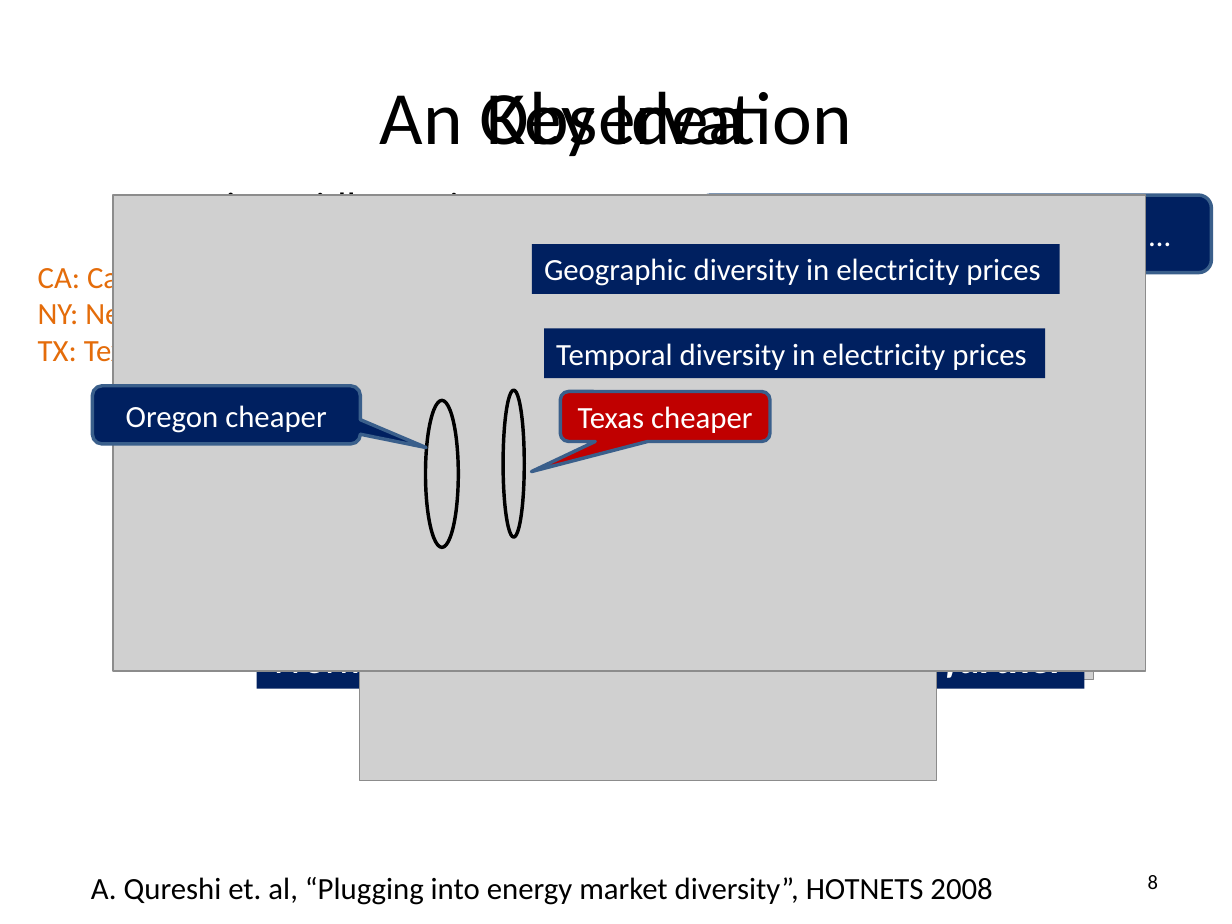
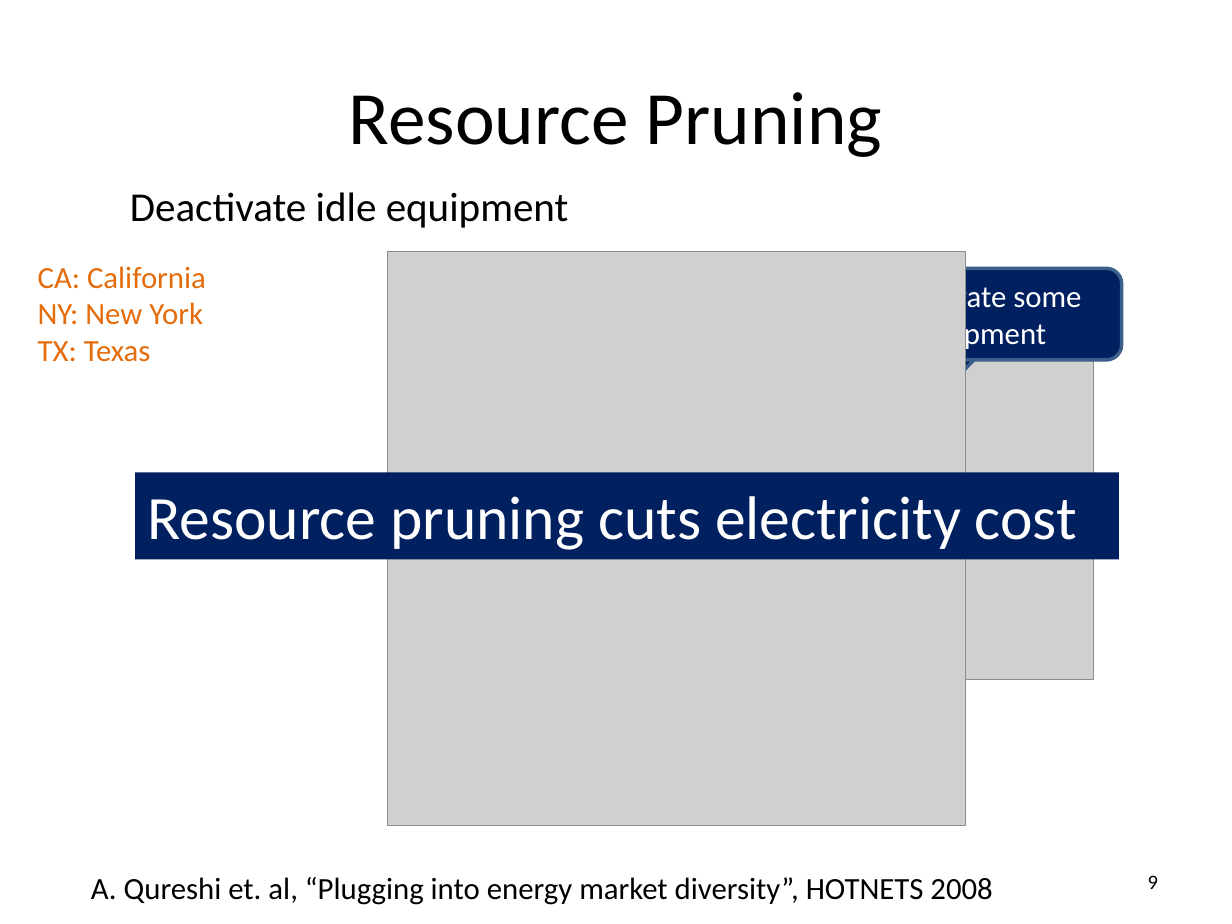
Before and after one commit to msaqib/Dissertation, a slide deck: slide 9 of RED-BLv8b.pptx (slide 8 before the commit). Drawn at 1232x924 pixels with LibreOffice and Linux fonts; fonts in the diff are those of the drawing; grey boxes stand for pictures. Boxes give left, top, right and bottom in pixels: in the first picture for what was removed or moved away, otherwise in the second. Text is boxed around its words. In the diff, an @@ line names an element or a change of style, - is before the commit and + after.

```diff
--- a/RED-BLv8b.pptx
+++ b/RED-BLv8b.pptx
@@ text at bbox=[349, 92, 882, 157]: text changed @@
-Key Idea
+Resource Pruning
@@ text removed at bbox=[379, 91, 852, 156] @@
-An Observation
@@ picture removed at bbox=[113, 195, 1146, 670] @@
@@ rounded speech box removed at bbox=[699, 195, 1212, 272] @@
-When workload rises even more …
@@ picture: place and size @@
-picture at bbox=[360, 207, 938, 781]
+picture at bbox=[388, 251, 966, 825]
@@ rectangle removed at bbox=[532, 244, 1060, 293] @@
-Geographic diversity in electricity prices
@@ rounded speech box added at bbox=[834, 269, 1121, 360], fill #002060, outline #3A5F8C 2 pt, 18 pt, text #FFFFFF @@
+Deactivate some equipment
@@ rounded speech box added at bbox=[903, 278, 1098, 349], fill #002060, outline #3A5F8C 2 pt, 18 pt, text #FFFFFF @@
+Data Center
@@ rectangle removed at bbox=[545, 329, 1046, 378] @@
-Temporal diversity in electricity prices
@@ rounded speech box removed at bbox=[92, 386, 361, 444] @@
-Oregon cheaper
@@ ellipse removed at bbox=[425, 400, 458, 547] @@
@@ ellipse removed at bbox=[503, 391, 524, 537] @@
@@ rounded speech box removed at bbox=[561, 392, 770, 442] @@
-Texas cheaper
@@ rectangle "Resource pruning cuts electricity cost": place and size @@
-rectangle "Resource pruning cuts electricity cost" at bbox=[494, 375, 1145, 436]
+rectangle "Resource pruning cuts electricity cost" at bbox=[136, 472, 1120, 559]
@@ rectangle "Resource pruning cuts electricity cost" at bbox=[136, 472, 1120, 559]: size 24 to 36 pt @@
@@ text removed at bbox=[269, 670, 1066, 683] @@
-Workload relocation cuts electricity cost further
@@ page number at bbox=[1148, 875, 1158, 889]: text changed @@
-8
+9
```
Also in this commit, not shown: 32 other slides changed, 7 slides added, 2 slides removed, 32 other files.
